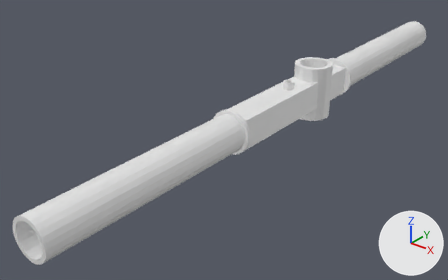
An edit to the OBJ model public/models/components/brazo-ttp.obj, drawn before and after from the same camera.
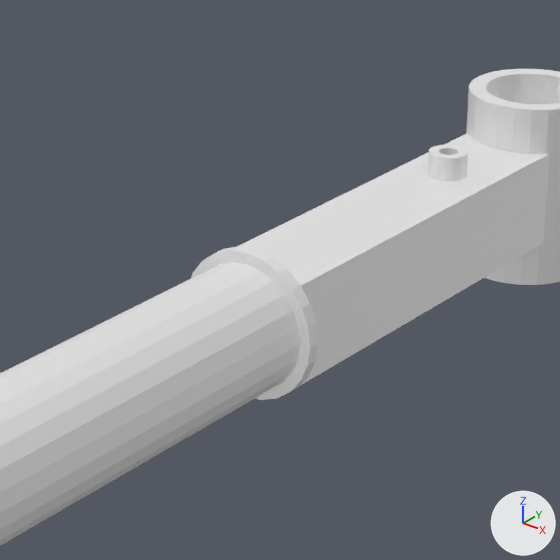
Old and new are each drawn whole from a 50 mm camera at (43.9, -69.3, 33.5) aimed at (-5.6, -7.5, -4.9) and again close up on the part from 35% to 72% of the width and 13% to 72% of the height. The axes (+X, +Y, +Z) are drawn at lower right. The lights are the same throughout. The last two pictures show the newer version. Where no turn or scale is listed for an object, it has been applied to the vertices.

In view in the first close-up: 'brazo-ttp'.
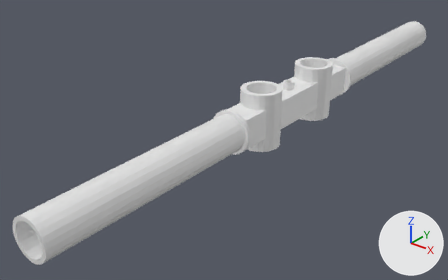
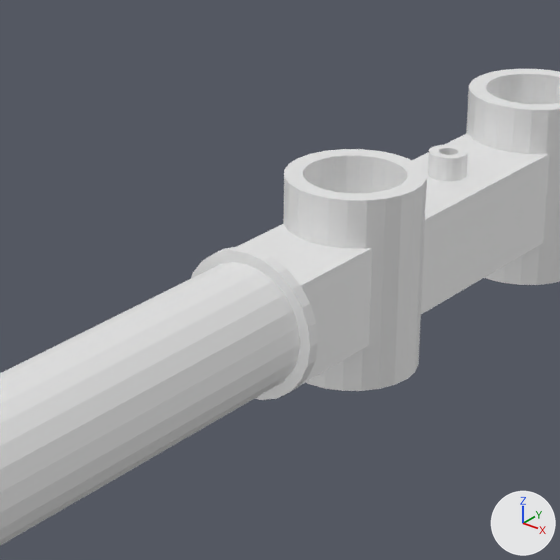
Boxes [x1, y1, x2, y2] around the edits, measured in the close-ups (560 x 560 px):
```json
{"part": 1, "of": "me_brazo_ttp", "change": "added", "after": [283, 149, 427, 391]}
```

Scene script edits in JSON lines:
```json
{"block": "me_brazo_ttp", "where": "# used by ob_brazo_ttp; location = (0.0, 0.0, 0.0)"}
{"op": "remove", "block": "me_brazo_ttp", "code": "me_brazo_ttp.from_pydata(...)  # 510 vertices, 1028 faces; spans x -3.0..3.0, y -43.3..43.3, z -4.0..4.0"}
{"op": "add", "block": "me_brazo_ttp", "code": "me_brazo_ttp.from_pydata(...)  # 606 vertices, 1172 faces; spans x -3.0..3.0, y -43.3..43.3, z -4.0..4.0"}
{"block": "me_brazo_ttp", "change": "me_brazo_ttp part 1: a new loose piece of 96 vertices spanning x -2.8..2.7, y -9.3..-3.8, z -4.0..4.0"}
```
